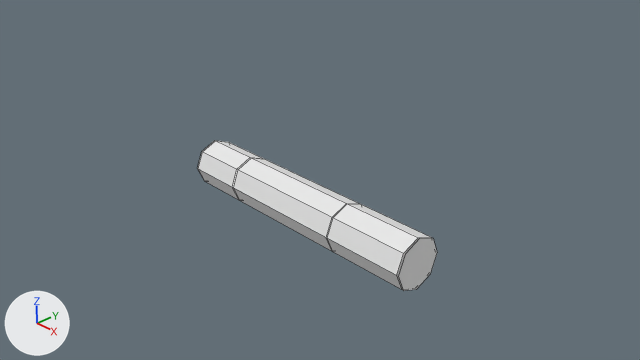
The Blender file ART/Models/Cosechadora/Cosechadora.blend as it was, and as the next commit left it.
Camera for both pictures: the file's camera 'Camera'. The axes (+X, +Y, +Z) are drawn at lower left. The lights are the same throughout. Mesh edges are drawn as thin lines.

Names of what the first picture shows: 'Pala Cosechadora'.
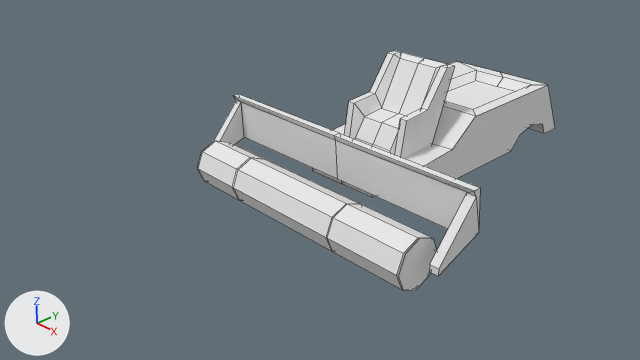
The newer file is also turned or shifted as a whole; pictures and numbers use the older file's frame.

Pixel boxes [x1, y1, x2, y2] of what changed, in the pictures (640 x 360 px):
'Pala', added: after [213, 94, 480, 276]
'Cosechadora', added: after [313, 62, 555, 198]
'Silla', added: after [344, 51, 455, 158]

Diff of the bpy script that builds the scene:
```diff
--- a/ART/Models/Cosechadora/Cosechadora.blend.py
+++ b/ART/Models/Cosechadora/Cosechadora.blend.py
@@ mat_mat_cosechadora @@
+mat_mat_cosechadora = diffuse_material('Mat Cosechadora')
+mat_mat_cosechadora.base_color = (0.8, 0.8, 0.8)  # white #e7e7e7
@@ mat_mat_silla_cosechadora @@
+mat_mat_silla_cosechadora = diffuse_material('Mat Silla Cosechadora')
+mat_mat_silla_cosechadora.base_color = (0.8, 0.8, 0.8)  # white #e7e7e7
@@ me_cube @@
+me_cube.from_pydata(...)  # 25 vertices, 24 faces; spans x -2.68..2.68, y 0.2..1.07, z -0.05..1.0
+me_cube.materials.append(mat_mat_pala_cosechadora)  # its picture is missing
@@ me_cube_001 @@
+me_cube_001.from_pydata(...)  # 64 vertices, 53 faces; spans x -1.07..1.07, y -1.56..3.43, z -0.04..1.0
+me_cube_001.materials.append(mat_mat_cosechadora)  # its picture is missing
@@ me_cube_003 @@
+me_cube_003.from_pydata(...)  # 39 vertices, 36 faces; spans x -0.654..0.654, y -0.654..0.654, z -0.69..0.69
+me_cube_003.materials.append(mat_mat_silla_cosechadora)  # its picture is missing
@@ ob_pala @@
+ob_pala = bpy.data.objects.new('Pala', me_cube)
+ob_pala.location = (0.11, -0.17, 0.0)
@@ ob_cosechadora @@
+ob_cosechadora = bpy.data.objects.new('Cosechadora', me_cube_001)
+ob_cosechadora.location = (0.11, 2.42, 0.0)
@@ ob_silla @@
+ob_silla = bpy.data.objects.new('Silla', me_cube_003)
+ob_silla.location = (0.11, 2.21, 1.14)
```
